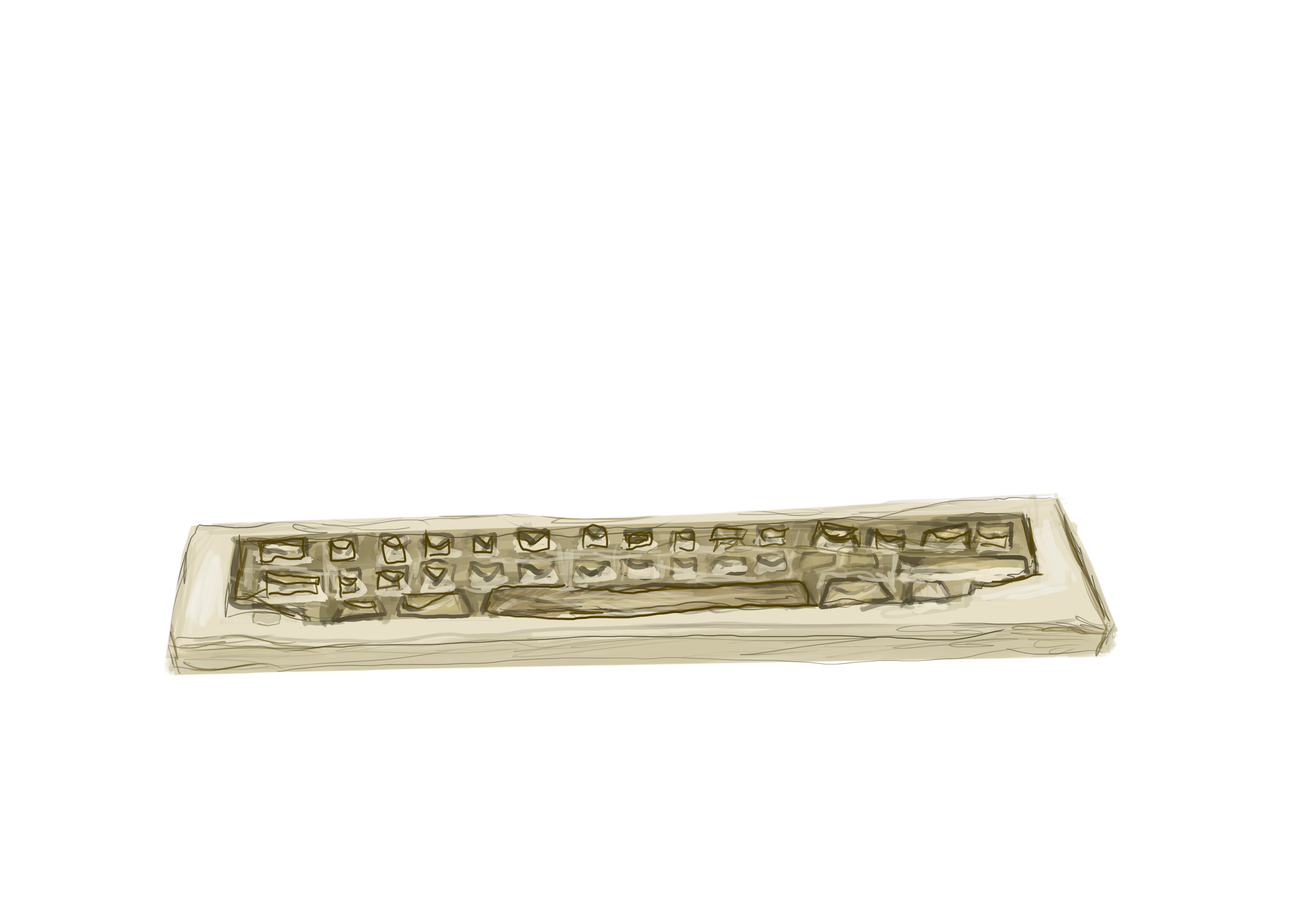
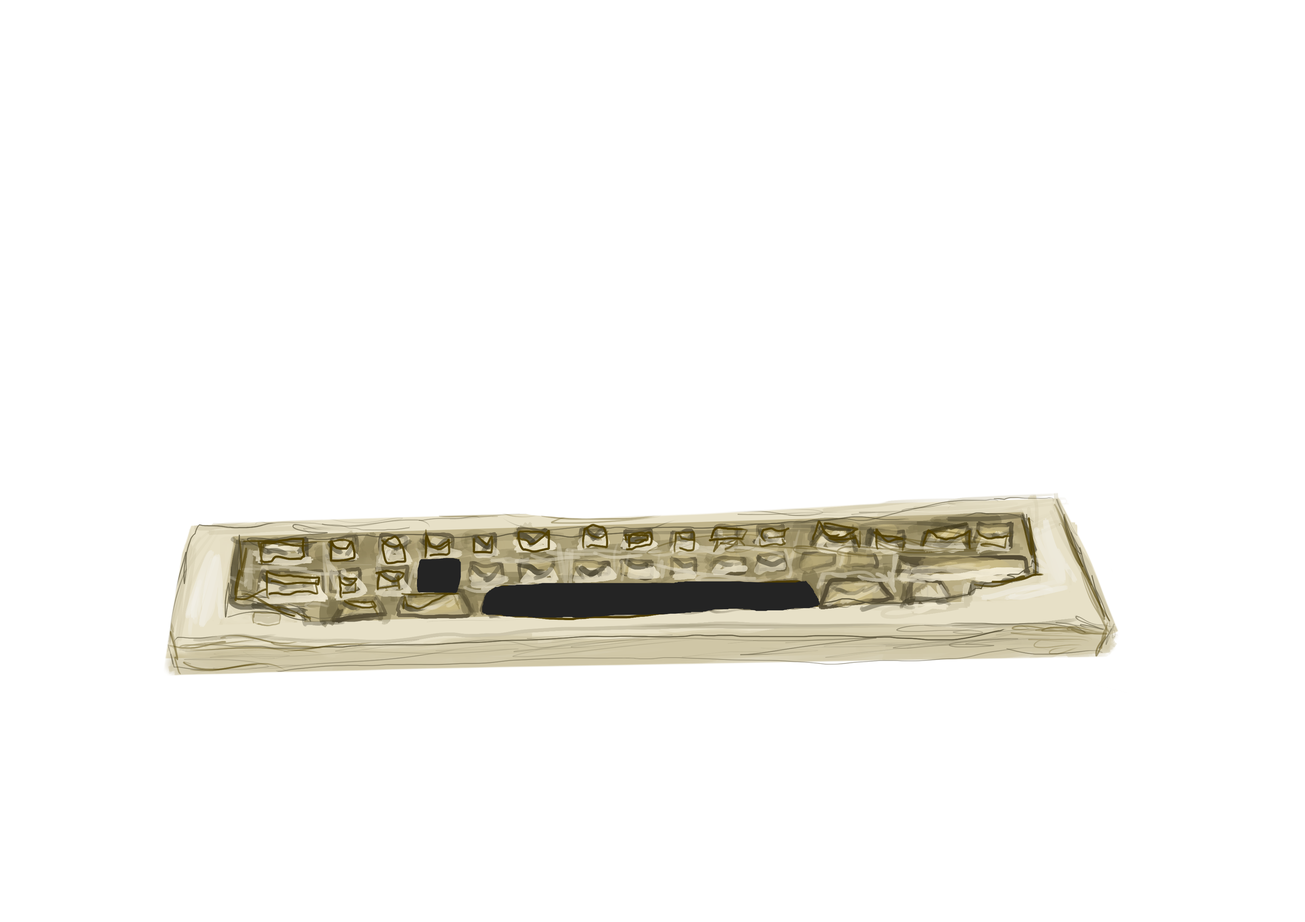
Before/after of a 1305px x 922px layered artwork. What changed in the layer stack:
added layer "with gaps" above "front" over [416, 558, 1060, 646]
renamed "Paint Layer 2" to "front", hid it over [416, 558, 1060, 646]
added layer "background" over [416, 558, 1060, 646]
